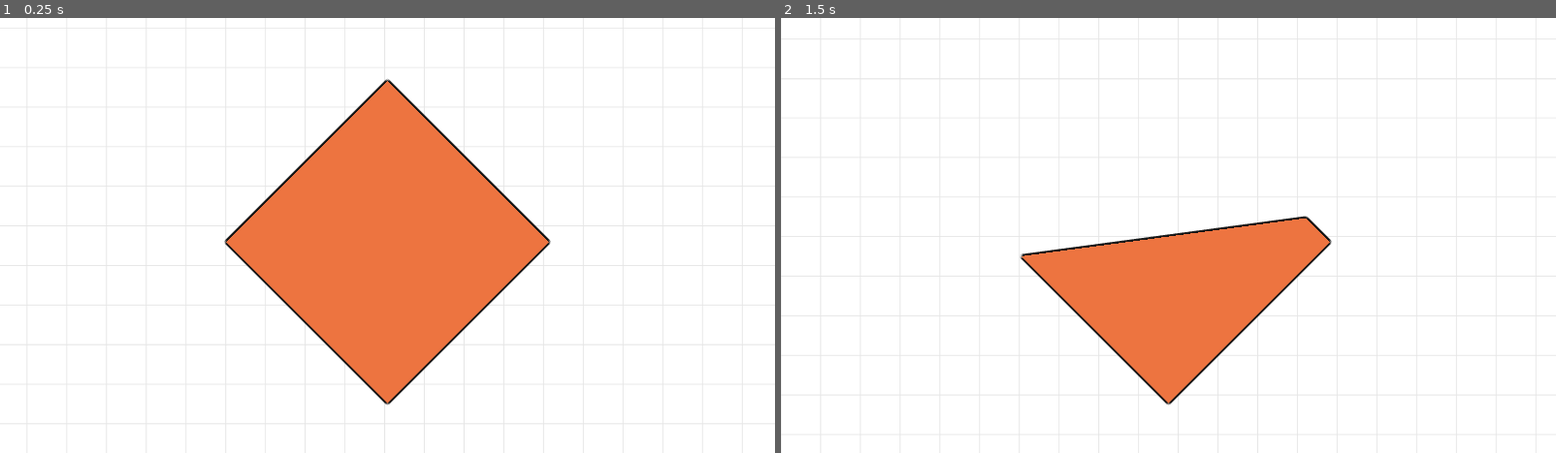
Above: before the commit, frames 1-2 (left to right).
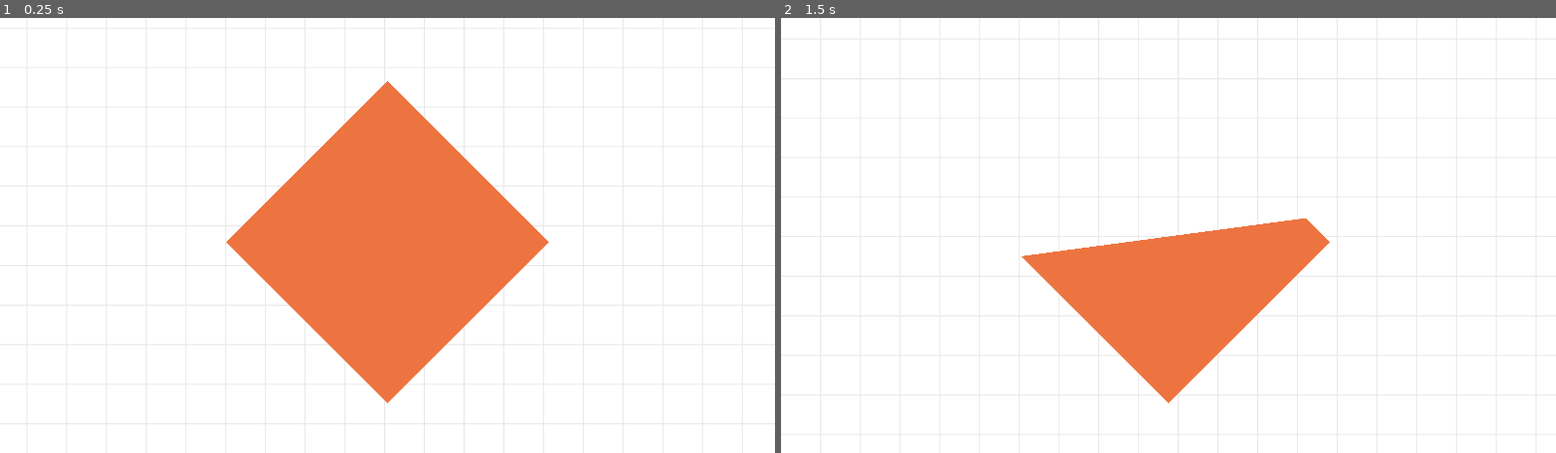
Above: after the commit, the same moments.

Repository: ar-bh/15percent
Game: Godot game, scene res://game/main_gameplay.tscn
Two runs of this game, one before a commit and one after it. Both use one fixed random seed, a clock stepped at 60 frames per second and the inputs below.
Inputs (mouse positions are in pixels of both pictures, inside the frame that each line leads up to):
- Up to frame 1 (0.25 s): no input
- Up to frame 2 (1.5 s): tap Enter at 0.5 s; move the mouse to (1339, 213) at 0.52 s; hold Right 0.53-1.28 s; hold E (cut_mode) 0.53-1.28 s; click (1339, 213) at 0.67 s; move the mouse to (1013, 257) at 1.27 s; hold Down from 1.28 s (still down); tap Alt at 1.35 s

The runs differ from the first frame. In frame 1, 0.7% of the frame differs, in the area x 28-72%, y 14-90%; in frame 2, 0.6%.

Commit message:
finally fixed color bug by turning off a setting (Does it even matter here)

Diff:
--- a/game/gameplay_shapes.gd
+++ b/game/gameplay_shapes.gd
@@ -33,11 +33,8 @@
 @export var polygon_radius: float = 400.0
 @onready var polygon_center: Vector2 = Vector2(get_viewport().size.x / 2, get_viewport().size.y / 2)
 
-var shape_group: CanvasGroup
 var shape_polygon: Polygon2D
 var collision_polygon: CollisionPolygon2D
-var outline_material: ShaderMaterial
-const DESIGN_VIEWPORT := Vector2(1920, 1080)
 var polygon_points: PackedVector2Array
 var polygon_edges: Array = []
 
@@ -51,8 +48,8 @@
 
 func _delete_polygon_children() -> void:
 	for child in get_children():
-		if child is CanvasGroup:
-			child.queue_free()
+		if child is Polygon2D:
+			child.free()
 
 func _get_polygon_points(sides: int, center: Vector2, radius: float, start_angle: float = -PI / 2) -> PackedVector2Array:
 	var points := PackedVector2Array()
@@ -65,14 +62,13 @@
 	return points
 
 func draw_new_polygon(sides: int, center: Vector2, radius: float, shape_points: PackedVector2Array, start_angle: float = -PI / 2) -> void:
-	shape_group = CanvasGroup.new()
 	shape_polygon = Polygon2D.new()
 	collision_polygon = CollisionPolygon2D.new()
 	shape_polygon.polygon = shape_points
 	collision_polygon.polygon = shape_points
 	shape_polygon.add_child(collision_polygon)
-	shape_group.add_child(shape_polygon)
-	add_child(shape_group)
+	add_child(shape_polygon)
+	_arrange_themes()
 
 #endregion
 
@@ -83,7 +79,7 @@
 		"pointer": preload("res://game_assets/themes/regular_pointer.png"),
 		"background": preload("res://game_assets/themes/regular_background.png"),
 		"appearance_type": "color",
-		"color": Color8(237, 116, 64),
+		"color": Color("#ed7440"),
 	},
 }
 @export var theme: String = "regular"
@@ -96,10 +92,6 @@
 
 	_delete_polygon_children()
 	draw_new_polygon(polygon_sides, polygon_center, polygon_radius, polygon_points)
-
-	_arrange_themes()
-	_apply_shader()
-	get_tree().root.size_changed.connect(_on_window_resized)
 
 	timer_label.visible = debug
 
@@ -143,30 +135,16 @@
 	if background_texture != null and theme_data.has("background"):
 		background_texture.texture = theme_data["background"]
 
+
 	if theme_data.get("appearance_type") == "color":
+		shape_polygon.texture = null
 		shape_polygon.color = theme_data["color"]
 	elif theme_data.has("texture"):
 		shape_polygon.texture = theme_data["texture"]
 
-func _apply_shader() -> void:
-	if shape_group == null or not is_instance_valid(shape_group):
-		return
-	if outline_material == null:
-		outline_material = ShaderMaterial.new()
-		outline_material.shader = preload("res://game_assets/group_outline.gdshader")
-		outline_material.set_shader_parameter("line_color", Color(0.08, 0.08, 0.08, 1.0))
-		outline_material.set_shader_parameter("line_thickness", 5)
-	_update_outline_scale()
-	shape_group.material = outline_material
-
-func _update_outline_scale() -> void:
-	if outline_material == null:
-		return
-	outline_material.set_shader_parameter("viewport_scale", get_viewport_rect().size / DESIGN_VIEWPORT)
-
-func _on_window_resized() -> void:
-	_update_outline_scale()
-
+#endregion
+
+#region core gameplay functions
 func _is_inside(point: Vector2) -> bool:
 	return Geometry2D.is_point_in_polygon(point, polygon_points)
 
@@ -241,8 +219,6 @@
 
 	_delete_polygon_children()
 	draw_new_polygon(polygon_sides, polygon_center, polygon_radius, polygon_points)
-	_arrange_themes()
-	_apply_shader()
 
 func _build_piece(start_cut: Vector2, start_edge: int, end_cut: Vector2, end_edge: int, forward: bool) -> PackedVector2Array:
 	var piece := PackedVector2Array()
@@ -311,3 +287,4 @@
 	line.add_point(from)
 	line.add_point(to)
 	add_child(line)
+#endregion
